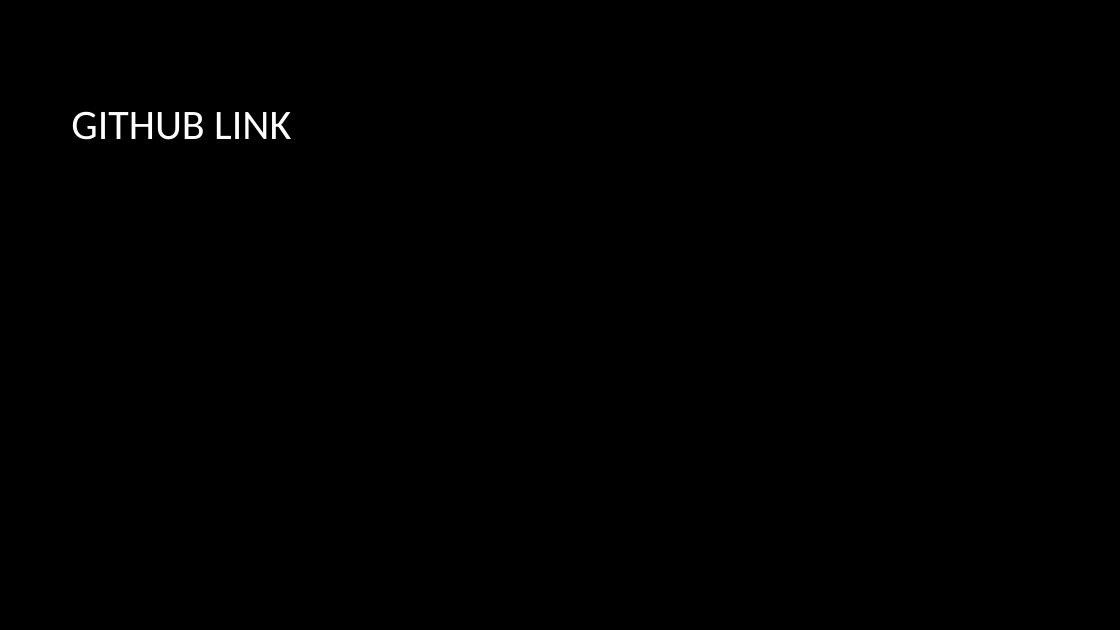
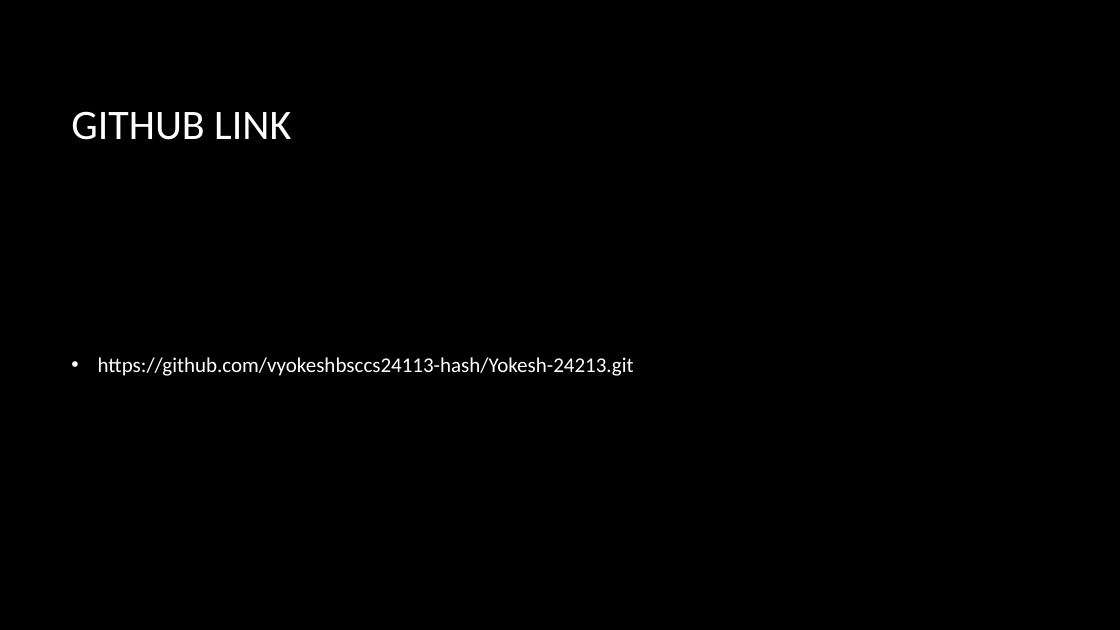
Before and after one commit to vyokeshbsccs24113-hash/Yokesh-24213, a slide deck: slide 12 of ppt.pptx. Drawn at 1120x630 pixels with LibreOffice and Linux fonts; fonts in the diff are those of the drawing; background and template pictures are left out. Boxes give left, top, right and bottom in pixels: in the first picture for what was removed or moved away, otherwise in the second. Text is boxed around its words. In the diff, an @@ line names an element or a change of style, - is before the commit and + after.

```diff
--- a/ppt.pptx
+++ b/ppt.pptx
@@ text added at <box>98,357,634,376</box>, 18 pt, text #FFFFFF @@
+• https://github.com/vyokeshbsccs24113-hash/Yokesh-24213.git
```
